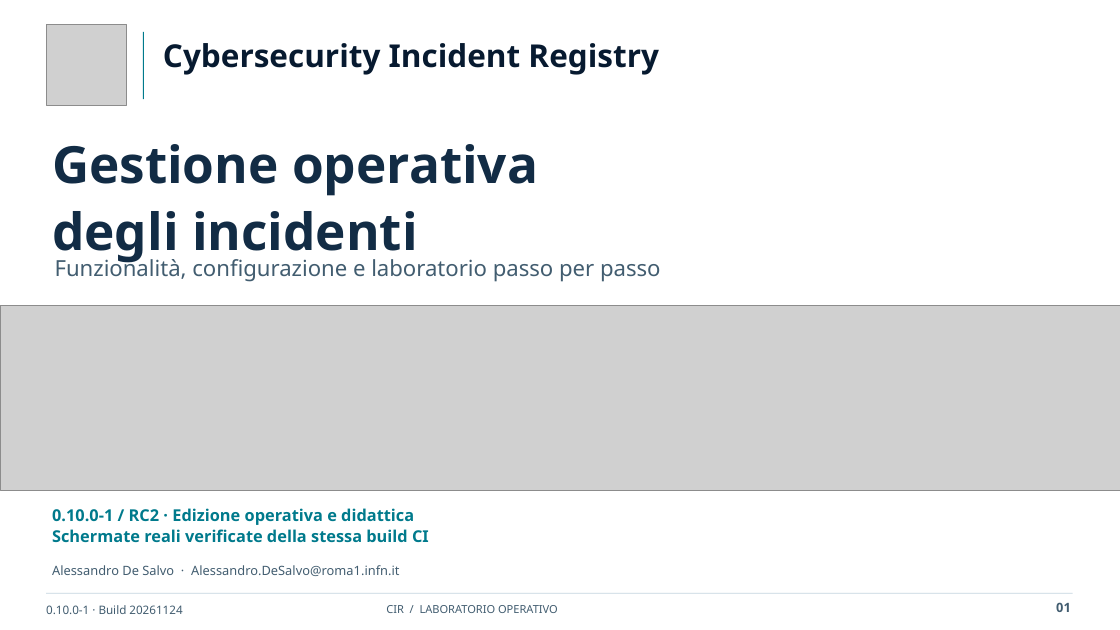
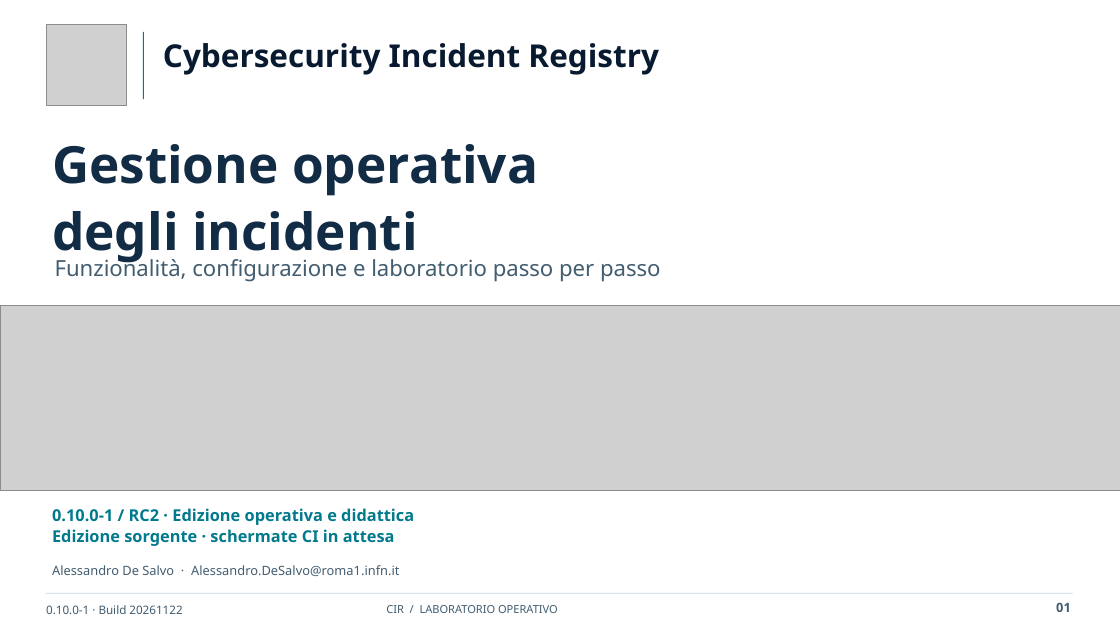
Before and after one commit to desalvo/cybersecurity-incident-registry, a slide deck: slide 1 of docs/presentation/CIR_Operational_Training_IT.pptx. Drawn at 1120x630 pixels with LibreOffice and Linux fonts; fonts in the diff are those of the drawing; grey boxes stand for pictures. Boxes give left, top, right and bottom in pixels: in the first picture for what was removed or moved away, otherwise in the second. Text is boxed around its words. In the diff, an @@ line names an element or a change of style, - is before the commit and + after.

```diff
--- a/docs/presentation/CIR_Operational_Training_IT.pptx
+++ b/docs/presentation/CIR_Operational_Training_IT.pptx
@@ text at bbox=[52, 529, 395, 546]: text changed @@
-Schermate reali verificate della stessa build CI
+Edizione sorgente · schermate CI in attesa
@@ text at bbox=[46, 605, 182, 614]: text changed @@
-0.10.0-1 · Build 20261124
+0.10.0-1 · Build 20261122
```
Also in this commit, not shown: 33 other slides changed, 41 other files.
